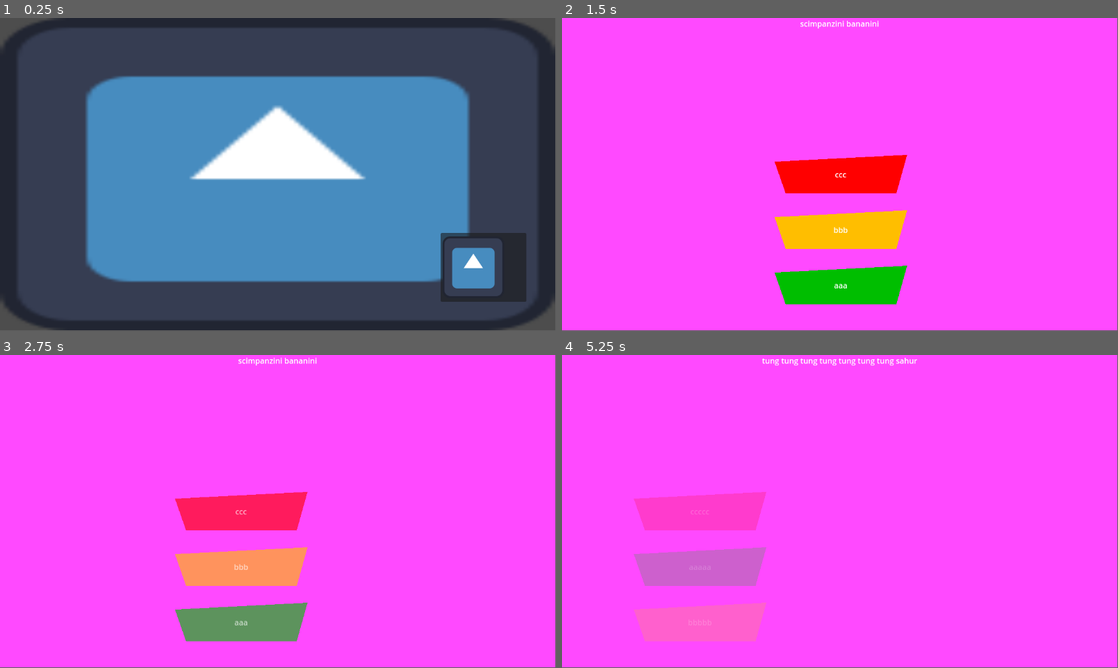
Above: before the commit, frames 1-4 (two rows, left to right).
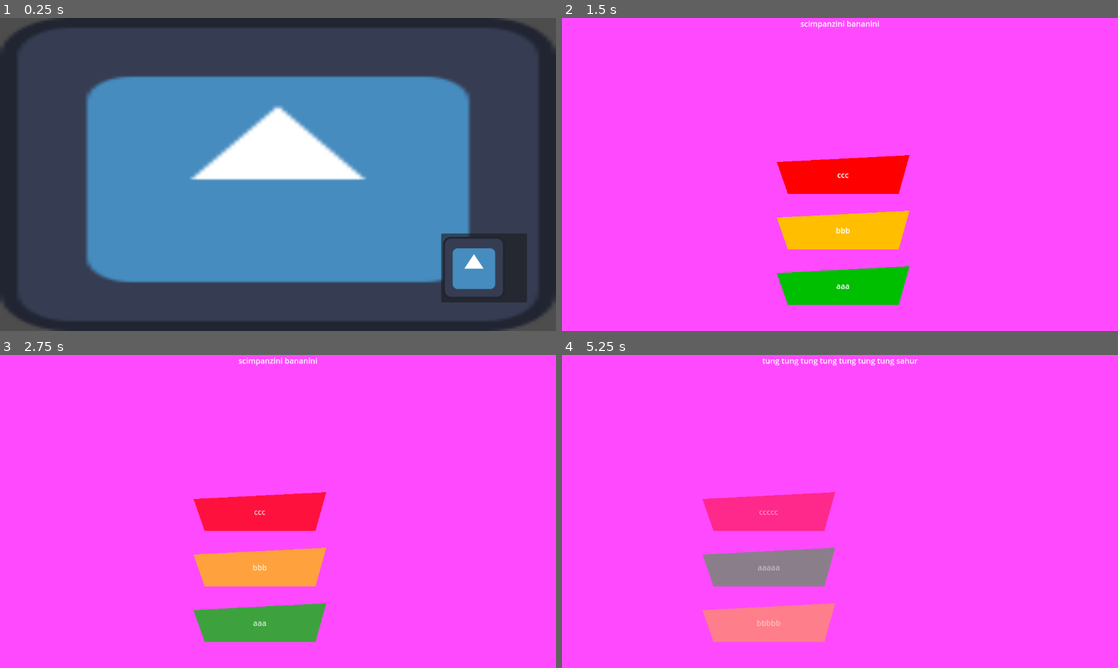
Above: after the commit, the same moments.

Repository: FedericoRigolon/LoSapeviChe
Game: Godot game, scene res://scenes/main.tscn
The game is run twice, just before and just after one commit, with the same random seed, the same clock (stepped at 60 frames per second) and the same inputs. The engine's default icon, where the game draws it, is replaced by a stand-in: a white triangle on a blue panel in a dark square.
Inputs (mouse positions are in pixels of both pictures, inside the frame that each line leads up to):
- Up to frame 1 (0.25 s): no input
- Up to frame 2 (1.5 s): click (1045, 268) at 0.5 s; click "ccc" at 1.25 s
- Up to frame 3 (2.75 s): tap Enter at 2 s
- Up to frame 4 (5.25 s): click "ccccc" at 3.5 s
In our replay, the window is 799x449 before the commit and 800x450 after it. These sizes can differ from the game's own. Grey fills any space a smaller window leaves; there, only what the larger window draws over its background counts as a difference.

The runs differ from the first frame. In frame 1, 0.8% of the frame differs, in the area x 0-100%, y 0-100%; in frame 2, 1.0%; in frame 3, 8.9%; in frame 4, 12%, in the area x 12-64%, y 0-92%.

Commit message:
answer_anchor

Diff:
--- a/lo_sapevi_che/project.godot
+++ b/lo_sapevi_che/project.godot
@@ -20,6 +20,10 @@
 GameLogic="*res://scripts/global/game_logic.gd"
 RoundFactory="*res://scripts/global/round_factory.gd"
 
+[display]
+
+window/stretch/mode="viewport"
+
 [rendering]
 
 renderer/rendering_method="mobile"
--- a/lo_sapevi_che/scenes/answer.tscn
+++ b/lo_sapevi_che/scenes/answer.tscn
@@ -29,15 +29,16 @@
 
 [node name="Answer" type="Button"]
 material = SubResource("ShaderMaterial_fbhu7")
-anchors_preset = 6
-anchor_left = 1.0
+anchors_preset = 8
+anchor_left = 0.5
 anchor_top = 0.5
-anchor_right = 1.0
+anchor_right = 0.5
 anchor_bottom = 0.5
-offset_left = -280.0
+offset_left = 674.0
 offset_top = -40.0
+offset_right = 954.0
 offset_bottom = 40.0
-grow_horizontal = 0
+grow_horizontal = 2
 grow_vertical = 2
 size_flags_horizontal = 3
 size_flags_vertical = 3
--- a/lo_sapevi_che/scenes/round.tscn
+++ b/lo_sapevi_che/scenes/round.tscn
@@ -25,7 +25,6 @@
 
 [node name="Tween" type="Node" parent="."]
 script = ExtResource("2_xi36r")
-duration = 0.8
 
 [connection signal="tree_entered" from="." to="." method="_on_tree_entered"]
 [connection signal="animation_done" from="Tween" to="." method="_on_exit_tween_animation_done"]
--- a/lo_sapevi_che/scripts/global/game_logic.gd
+++ b/lo_sapevi_che/scripts/global/game_logic.gd
@@ -5,7 +5,7 @@
 var _score: int = 0
 var _max_score: int = 0
 
-func _check_answers(answers: Array[Answer]) -> void:
+func _check_answers(answers: Array[Answer]) -> bool:
 	var one_correct = false
 	var n = answers.size()
 	for i in range(n):
@@ -14,8 +14,11 @@
 				one_correct = true
 			else:
 				push_error("There must be exactly one correct answer")
+				return false
 	if not one_correct:
 		push_error("There must be exactly one correct answer")
+		return false
+	return true
 
 func _shuffle_answers(answers: Array[Answer]) -> Array[Answer]:
 	var shuffled = answers.duplicate()
@@ -28,8 +31,10 @@
 	return shuffled
 
 func manage_answers(answers: Array[Answer]) -> Array[Answer]:
-	_check_answers(answers)
-	return _shuffle_answers(answers)
+	if(_check_answers(answers)):
+		return _shuffle_answers(answers)
+	else:
+		return []
 
 func answer_chosen(answer: Answer, score: int) -> void:
 	if answer is RightAnswer:
@@ -54,7 +59,7 @@
 	return self._max_score
 
 func win() -> bool:
-	return self._score >= _max_score
+	return self._score >= self._max_score
 
 func reset() -> void:
 	self._score = 0
--- a/lo_sapevi_che/scripts/global/round_factory.gd
+++ b/lo_sapevi_che/scripts/global/round_factory.gd
@@ -8,8 +8,7 @@
 	self.seeks = []
 
 func start():
-	if not seeks_setup():
-		return
+	seeks_setup()
 
 func create_round(round_number: int) -> Round:
 	var round = preload("res://scenes/round.tscn").instantiate()
@@ -20,7 +19,7 @@
 	round.set_name("Round" + str(Round.get_round_count()))
 	return round
 
-func seeks_setup() -> bool :
+func seeks_setup() -> bool:
 	var file := FileAccess.open(self.DATA_PATH, FileAccess.READ)
 
 	if file == null:
@@ -35,7 +34,6 @@
 		file.get_line()
 	size -= 1
 	offsets.pop_back()
-
 
 	var row_indices : Array
 	# this formula takes n (total elements) and k (elements to pick up) and chose the most efficient algorithm
--- a/lo_sapevi_che/scripts/menu.gd
+++ b/lo_sapevi_che/scripts/menu.gd
@@ -9,7 +9,11 @@
 	play_pressed.emit()
 
 func winner_menu() -> void:
-	pass
+	var background = preload("res://art/graphics/bg.png")
+	if(background):
+		$Background.texture = background
 
 func loser_menu() -> void:
-	pass
+	var background = preload("res://art/graphics/white_man.png")
+	if(background):
+		$Background.texture = background
--- a/lo_sapevi_che/scripts/round.gd
+++ b/lo_sapevi_che/scripts/round.gd
@@ -30,9 +30,9 @@
 	add_child(question)
 
 func _set_answers(answers: Array[Answer]) -> void:
-		self._answers = answers
-		for answer in answers:
-			add_child(answer)
+	self._answers = answers
+	for answer in answers:
+		add_child(answer)
 
 func get_question() -> Question:
 	return self._question
@@ -57,6 +57,7 @@
 	for ans in _answers:
 		$Tween.set_target_node(ans)
 		$Tween.start(1.0, false)
+	#_update_score_label()
 
 func _on_wrong_answer() -> void:
 	_answers[GameLogic.get_correct_answer_ix(_answers)].highlight()
@@ -67,3 +68,10 @@
 func _on_tree_entered() -> void:
 	await get_tree().process_frame
 	_display_answers()
+	#_update_score_label()
+
+func _update_score_label() -> void:
+	self.visible = false
+	await get_tree().process_frame
+	$ScoreLabel.set_text(str(GameLogic.get_score()) + "/" + str(GameLogic.get_max_score()))
+	self.visible = true
